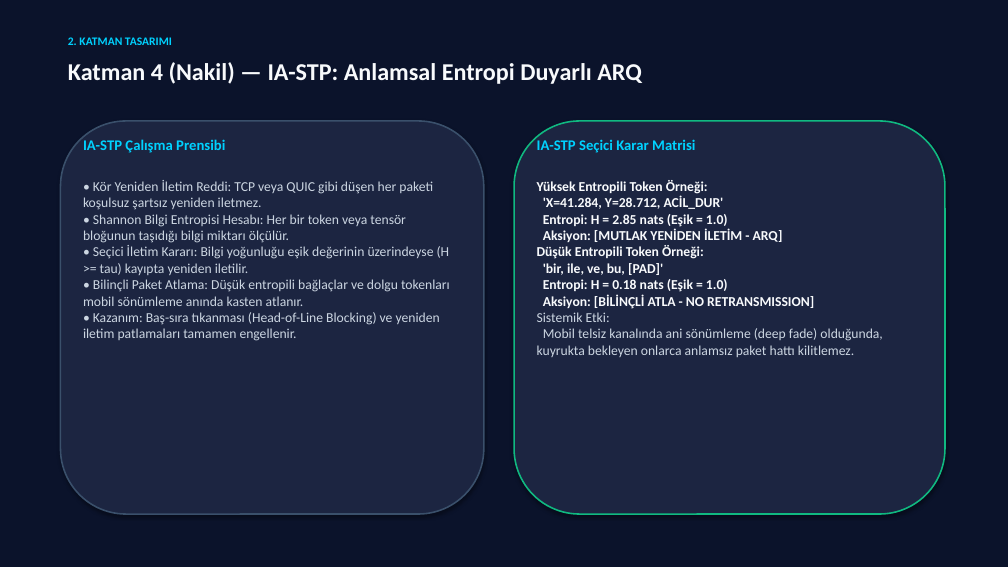
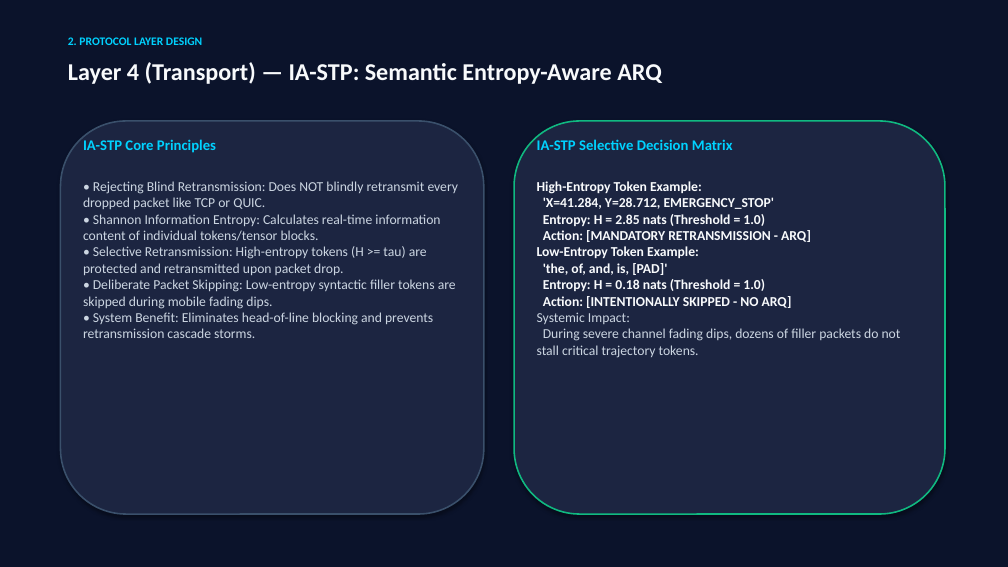
Before and after one commit to TalhaYolcu/saps, a slide deck: slide 9 of docs/SAPS_Presentation.pptx. Drawn at 1008x567 pixels with LibreOffice and Linux fonts; fonts in the diff are those of the drawing. Boxes give left, top, right and bottom in pixels: in the first picture for what was removed or moved away, otherwise in the second. Text is boxed around its words. In the diff, an @@ line names an element or a change of style, - is before the commit and + after.

```diff
--- a/docs/SAPS_Presentation.pptx
+++ b/docs/SAPS_Presentation.pptx
@@ text at bbox=[68, 37, 202, 45]: text changed @@
-2. KATMAN TASARIMI
+2. PROTOCOL LAYER DESIGN
@@ text at bbox=[68, 62, 662, 84]: text changed @@
-Katman 4 (Nakil) — IA-STP: Anlamsal Entropi Duyarlı ARQ
+Layer 4 (Transport) — IA-STP: Semantic Entropy-Aware ARQ
@@ text at bbox=[83, 139, 216, 153]: text changed @@
-IA-STP Çalışma Prensibi
+IA-STP Core Principles
@@ text at bbox=[537, 139, 733, 150]: text changed @@
-IA-STP Seçici Karar Matrisi
+IA-STP Selective Decision Matrix
@@ text at bbox=[83, 181, 458, 338]: text changed @@
-• Kör Yeniden İletim Reddi: TCP veya QUIC gibi düşen her paketi koşulsuz şartsız yeniden iletmez.
-• Shannon Bilgi Entropisi Hesabı: Her bir token veya tensör bloğunun taşıdığı bilgi miktarı ölçülür.
-• Seçici İletim Kararı: Bilgi yoğunluğu eşik değerinin üzerindeyse (H >= tau) kayıpta yeniden iletilir.
-• Bilinçli Paket Atlama: Düşük entropili bağlaçlar ve dolgu tokenları mobil sönümleme anında kasten atlanır.
-• Kazanım: Baş-sıra tıkanması (Head-of-Line Blocking) ve yeniden iletim patlamaları tamamen engellenir.
+• Rejecting Blind Retransmission: Does NOT blindly retransmit every dropped packet like TCP or QUIC.
+• Shannon Information Entropy: Calculates real-time information content of individual tokens/tensor blocks.
+• Selective Retransmission: High-entropy tokens (H >= tau) are protected and retransmitted upon packet drop.
+• Deliberate Packet Skipping: Low-entropy syntactic filler tokens are skipped during mobile fading dips.
+• System Benefit: Eliminates head-of-line blocking and prevents retransmission cascade storms.
@@ text at bbox=[537, 181, 901, 358]: text changed @@
-Yüksek Entropili Token Örneği:
-'X=41.284, Y=28.712, ACİL_DUR'
-Entropi: H = 2.85 nats (Eşik = 1.0)
-Aksiyon: [MUTLAK YENİDEN İLETİM - ARQ]
-Düşük Entropili Token Örneği:
-'bir, ile, ve, bu, [PAD]'
-Entropi: H = 0.18 nats (Eşik = 1.0)
-Aksiyon: [BİLİNÇLİ ATLA - NO RETRANSMISSION]
-Sistemik Etki:
-Mobil telsiz kanalında ani sönümleme (deep fade) olduğunda, kuyrukta bekleyen onlarca anlamsız paket hattı kilitlemez.
+High-Entropy Token Example:
+'X=41.284, Y=28.712, EMERGENCY_STOP'
+Entropy: H = 2.85 nats (Threshold = 1.0)
+Action: [MANDATORY RETRANSMISSION - ARQ]
+Low-Entropy Token Example:
+'the, of, and, is, [PAD]'
+Entropy: H = 0.18 nats (Threshold = 1.0)
+Action: [INTENTIONALLY SKIPPED - NO ARQ]
+Systemic Impact:
+During severe channel fading dips, dozens of filler packets do not stall critical trajectory tokens.
```
Also in this commit, not shown: 23 other slides changed, 2 slides added, 2 slides removed, 2 other files.
